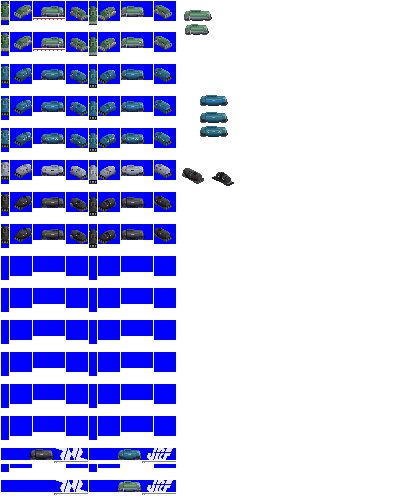
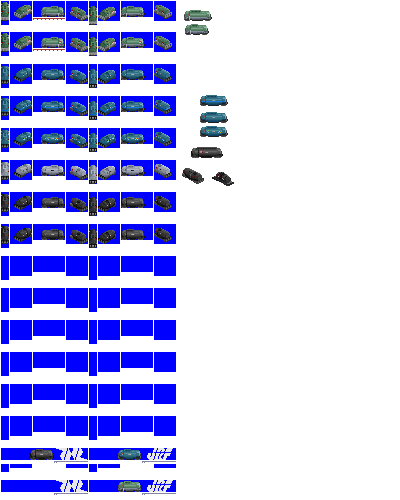
Layer changes from the first w=400, h=500 image to the second:
painted on "taki black" over [191,147,223,158]
